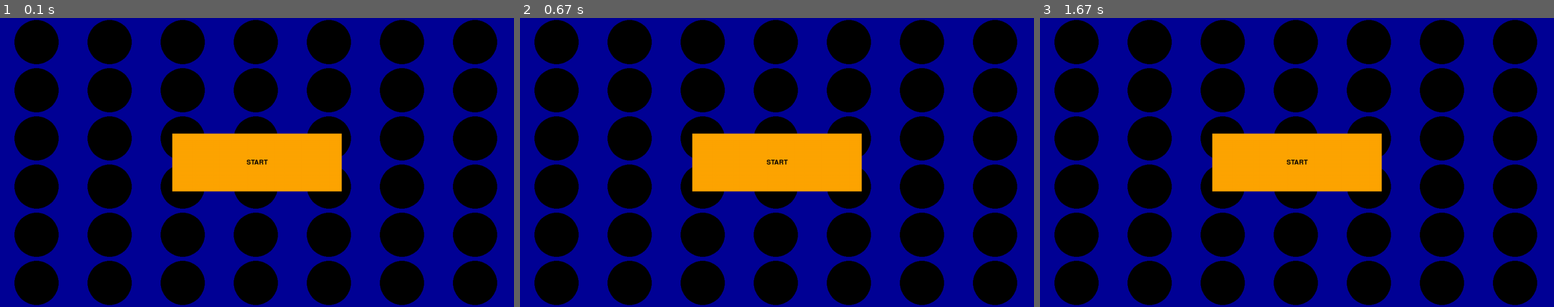
Above: before the commit, frames 1-3 (left to right).
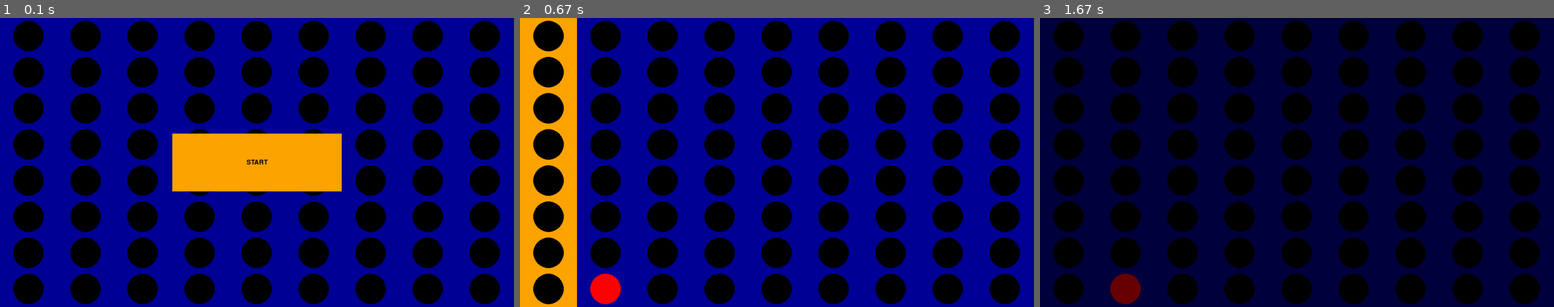
Above: after the commit, the same moments.

Repository: Iain4/connect_5
Game: pygame game, started from main_connect_n.py
Two runs of this game, one before a commit and one after it. Both use one fixed random seed, a clock stepped at 60 frames per second and the inputs below.
Inputs:
- Up to frame 1 (0.1 s): no input
- Up to frame 2 (0.67 s): tap Enter at 0.33 s
- Up to frame 3 (1.67 s): tap Esc at 0.67 s

The runs differ from the first frame. In frame 1, 47% of the frame differs, in the area x 2-98%, y 0-100%; in frame 2, 58%; in frame 3, 87%, in the area x 0-100%, y 0-100%.

Commit message:
fixed pause menu and some other stuff

Diff:
--- a/Base_Connectanator.py
+++ b/Base_Connectanator.py
@@ -76,7 +76,14 @@
     def win_check(self, board, spot):
         connecteds = self.find_connected(board, spot, self.get_player())
         if max(connecteds) >= self.connect_num-1:
-            return True
+            return "win"
+
+        # Checks if its a draw
+        # TODO: end the game and implement a draw screen / state
+        board[spot] == 3
+        if np.all(board[0, :]):
+            return "draw"
+
         return False
 
     def get_player_name(self):
@@ -96,7 +103,9 @@
         self.board = board.copy()
 
     def make_move(self, board)->int:
-        """To be implemented for any connect bots. The bot will get the current board from the Game_Happenator and can runs its logic off of that. The function should begin with a self.set_board(board).
+        """To be implemented for any connect bots.
+        The bot will get the current board from the Game_Happenator and can runs its logic off of that.
+        This function should begin with a self.set_board(board).
 
         Parameters
         ----------
--- a/Gameplay_Happenater.py
+++ b/Gameplay_Happenater.py
@@ -26,6 +26,7 @@
         # self.running = False
 
 
+    # TODO: properly seperate the game play handleing and the state handling
     # will need to make handle inputs state depedant
     # or write a new one for each state once i make menus
     def handle_inputs(self):
@@ -33,7 +34,6 @@
         for event in pg.event.get():
             if event.type == pg.QUIT:
                 self.set_state("close")
-
             elif event.type == pg.KEYDOWN:
                 match event.key:
                     # escape needs to pause / play etc. so gets its own match case
@@ -63,12 +63,16 @@
 
         self.board, placement = self.place_counter(self.board, move, self.get_player())
         winner = self.win_check(self.board, placement)
-        if winner:
-            # lets me find the winning move more easily
-            self.board[placement]
+        if not winner:
+            self.turn += 1
         else:
-            # no winner so increment turn
-            self.turn += 1
+            print(winner)
+        # if winner:
+        #     # lets me find the winning move more easily
+        #     self.board[placement]
+        # else:
+        #     # no winner so increment turn
+        #     self.turn += 1
         return winner
 
 
@@ -83,8 +87,7 @@
             move = player.make_move(self.get_board())
 
         any_win = self.game_turn(move)
-        if any_win:
-            self.set_state("win")
+        return any_win
 
 
     def get_state(self):
--- a/Stateizer.py
+++ b/Stateizer.py
@@ -25,9 +25,15 @@
                 for i in range(self.slots)
                 for j in range(self.rows)
         ]
-        self.cir_rad = int(min([self.row_px, self.slot_px])/2 - 5)
+        padding = max(int(0.08 * min(self.row_px, self.slot_px)), 1)
+        self.cir_rad = int(min([self.row_px, self.slot_px])/2 - padding)
         self.curr_slot = 0
 
+    def handle_inputs(self):
+        input = super().handle_inputs()
+        if self.get_state() == "start_menu" and input != None:
+            self.set_state("gaming")
+        return input
 
     def run(self):
         # self.set_running(True)
@@ -39,7 +45,11 @@
                     self.start_menu()
                 case "gaming":
                     self.game_display(self.players[0] == None or self.players[1] == None)
-                    self.gaming()
+                    result = self.gaming()
+                    if result == "win":
+                        self.set_state("win")
+                    elif result == "draw":
+                        self.set_state("won")
                 case "paused":
                     self.pause()
                 case "win":
@@ -51,6 +61,7 @@
                     break
                 case _:
                     raise ValueError(f"The state <{state}> does not exist.")
+            self.render()
         pg.quit()
 
     def render(self):
@@ -84,7 +95,7 @@
 
     def game_display(self, show_player=False):
         self.draw_game_board(self.get_board(), show_player)
-        self.render()
+        # self.render()
 
 
     ### win / won state ###
@@ -122,7 +133,7 @@
                 end_pos=p_to_px(end),
                 width=int(self.cir_rad / 2)
             )
-        self.render()
+        # self.render()
 
 
     ### start_menu state ###
@@ -139,9 +150,15 @@
         start_button.draw(self.screen)
         self.handle_inputs()
         # self.set_state("gaming")
-        self.render()
+        # self.render()
 
 
     ### paused state ###
     def pause(self):
+        pause_surface = pg.Surface(self.res)
+        pause_surface.set_alpha(150)
+        pause_surface.fill((0,0,0))
+
+        self.draw_game_board(self.get_board(), False)
+        self.screen.blit(pause_surface, (0,0))
         self.handle_inputs()
--- a/main_connect_n.py
+++ b/main_connect_n.py
@@ -3,18 +3,19 @@
 from bots.Connecty_Collin import Connecty_Collin
 from bots.Bob_BlocksLikesSteve_Branson import Blocky_Bob
 
-CONNECT_NUM = 4
+CONNECT_NUM = 5
 Randy = Randy_The_Izer(CONNECT_NUM)
 Collin = Connecty_Collin(CONNECT_NUM)
 Bob = Blocky_Bob(CONNECT_NUM)
 
 # TODO:
 # - perfect bot or NN
+# - fix game freeze when 2 bots playing and there's no moves left
 # - start, pause and win screen
 # - animate peice drops - unlink frame rate and logic?
 # - make everything look better
 
-players = (None, Collin)
+players = (Bob, None)
 def main():
     game = Stateizer(
         connect_num=CONNECT_NUM,
Not shown, changed: .gitignore
